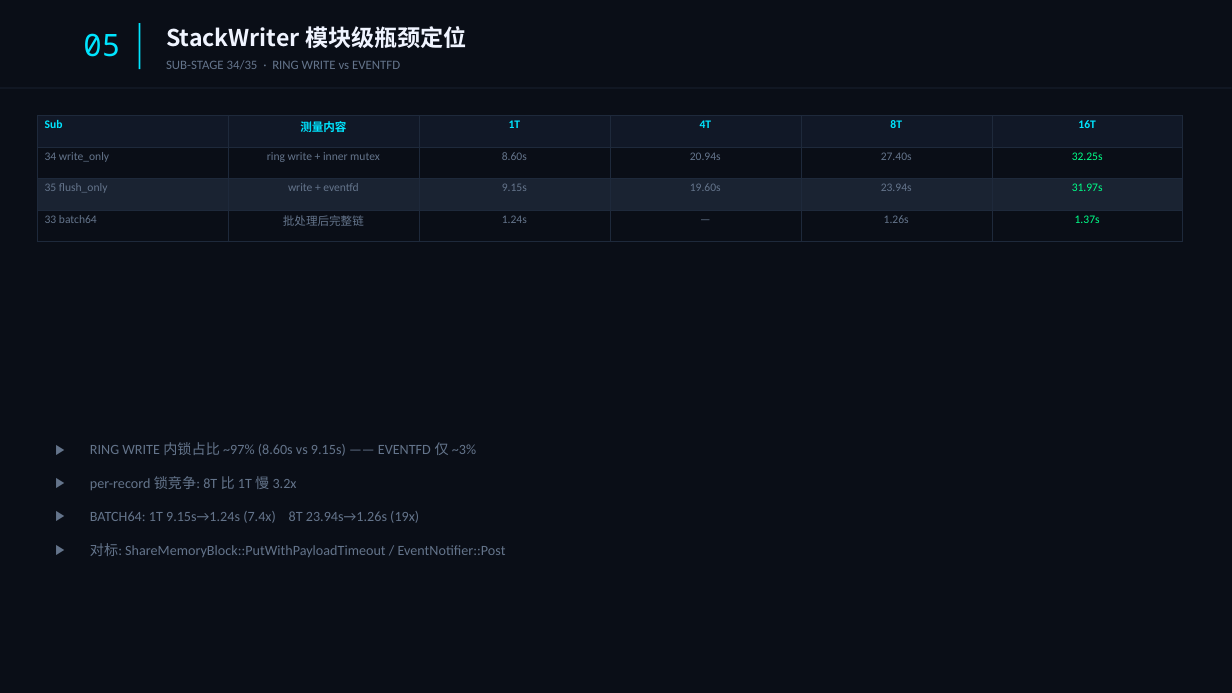
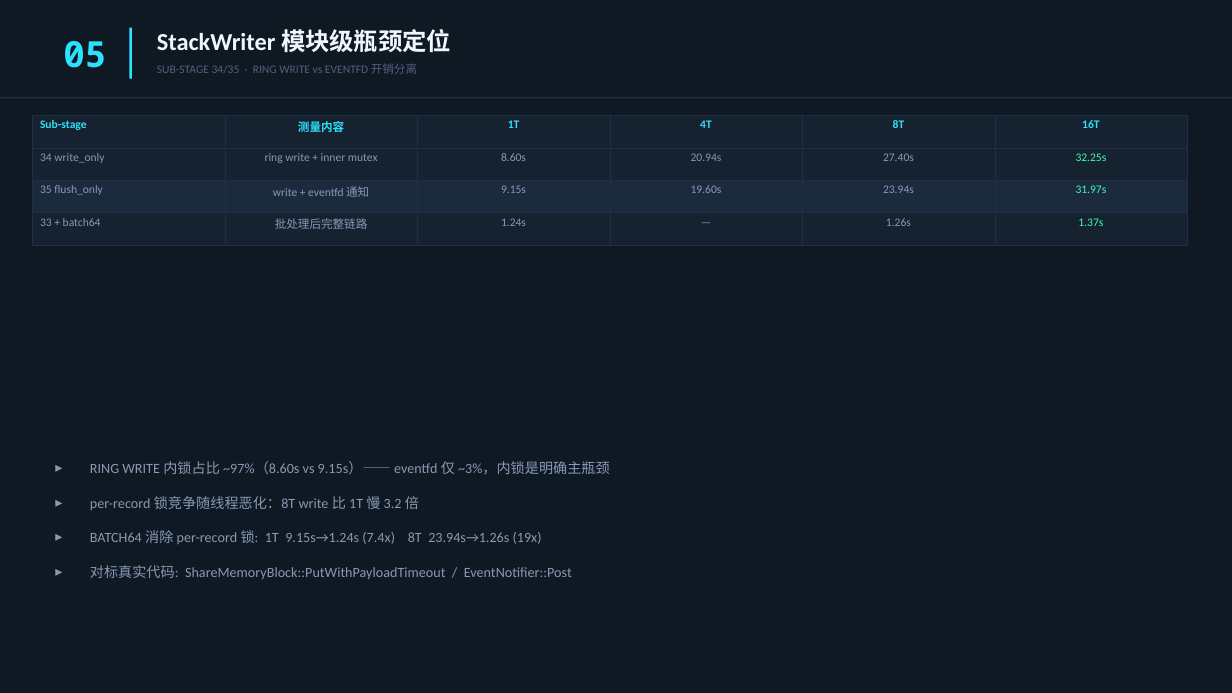
Before and after one commit to YiChiChen1106/Nativehook_linux_planb, a slide deck: slide 6 of presentation/native_hook_progress_2026-06-05.pptx. Drawn at 1232x693 pixels with LibreOffice and Linux fonts; fonts in the diff are those of the drawing. Boxes give left, top, right and bottom in pixels: in the first picture for what was removed or moved away, otherwise in the second. Text is boxed around its words. In the diff, an @@ line names an element or a change of style, - is before the commit and + after.

```diff
--- a/presentation/native_hook_progress_2026-06-05.pptx
+++ b/presentation/native_hook_progress_2026-06-05.pptx
@@ background #0A0E17 to #0F1923 @@
@@ text "05" at (x1=63, y1=41, x2=106, y2=68): size 24 to 28 pt, text colour #00E5FF to #2DE1FC, bold on @@
@@ rectangle resized from (x1=139, y1=23, x2=140, y2=69) to (x1=129, y1=28, x2=132, y2=79) @@
@@ rectangle at (x1=129, y1=28, x2=132, y2=79): fill #00E5FF to #2DE1FC @@
@@ text "StackWriter 模块级瓶颈定位" moved from (x1=166, y1=26, x2=467, y2=48) to (x1=157, y1=29, x2=451, y2=52) @@
@@ text "StackWriter 模块级瓶颈定位" at (x1=157, y1=29, x2=451, y2=52): size 18 to 19 pt, font Noto Sans CJK SC to Calibri, text colour #F0F4FF to #F0F6FF @@
@@ text at (x1=157, y1=63, x2=417, y2=74): text changed; size 10 to 9 pt; text colour #64748B to #506080 @@
-SUB-STAGE 34/35 · RING WRITE vs EVENTFD
+SUB-STAGE 34/35 · RING WRITE vs EVENTFD 开销分离
@@ rectangle moved from (x1=0, y1=88, x2=1232, y2=89) to (x1=0, y1=97, x2=1232, y2=98) @@
@@ rectangle at (x1=0, y1=97, x2=1232, y2=98): fill #1E293B to #1E3045 @@
@@ table at (x1=32, y1=116, x2=1186, y2=233) @@
-row 1, column 1: Sub
+row 1, column 1: Sub-stage
-row 3, column 2: write + eventfd
+row 3, column 2: write + eventfd 通知
-row 4, column 1: 33 batch64
+row 4, column 1: 33 + batch64
-row 4, column 2: 批处理后完整链
+row 4, column 2: 批处理后完整链路
@@ fill #111827 to #162230 in row 1 @@
@@ fill #0A0E17 to #162230 in 12 cells @@
@@ fill #1A2332 to #1B2B3D in row 3 @@
@@ text colour #00E5FF to #2DE1FC in "测量内容", "1T", "4T", "8T" and 1 more places @@
@@ text colour #64748B to #8899B4 in "34 write_only", "ring write + inner mutex", "8.60s", "20.94s" and 8 more places @@
@@ text colour #00FF88 to #3DFCB4 in "32.25s", "31.97s", "1.37s" @@
@@ borders changed @@
@@ table resized from (x1=37, y1=116, x2=1185, y2=230) to (x1=32, y1=116, x2=1186, y2=233) @@
@@ text at (x1=90, y1=461, x2=610, y2=579): text changed; text colour #64748B to #8899B4 @@
-▶ RING WRITE 内锁占比 ~97% (8.60s vs 9.15s) —— EVENTFD 仅 ~3%
-▶ per-record 锁竞争: 8T 比 1T 慢 3.2x
-▶ BATCH64: 1T 9.15s→1.24s (7.4x) 8T 23.94s→1.26s (19x)
-▶ 对标: ShareMemoryBlock::PutWithPayloadTimeout / EventNotifier::Post
+▸ RING WRITE 内锁占比 ~97%（8.60s vs 9.15s）—— eventfd 仅 ~3%，内锁是明确主瓶颈
+▸ per-record 锁竞争随线程恶化：8T write 比 1T 慢 3.2 倍
+▸ BATCH64 消除 per-record 锁: 1T 9.15s→1.24s (7.4x) 8T 23.94s→1.26s (19x)
+▸ 对标真实代码: ShareMemoryBlock::PutWithPayloadTimeout / EventNotifier::Post
```
Also in this commit, not shown: 9 other slides changed, 1 other file.
